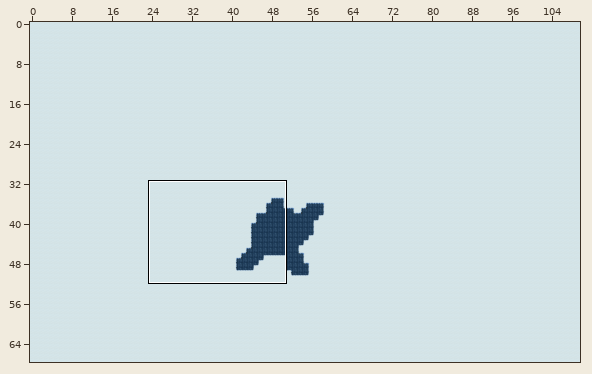
An edit to a level. Tiled map (JSON), assets/maps/cold.json. Above, an overview of the earlier version with the close-up marked.
Close-up. As it was:
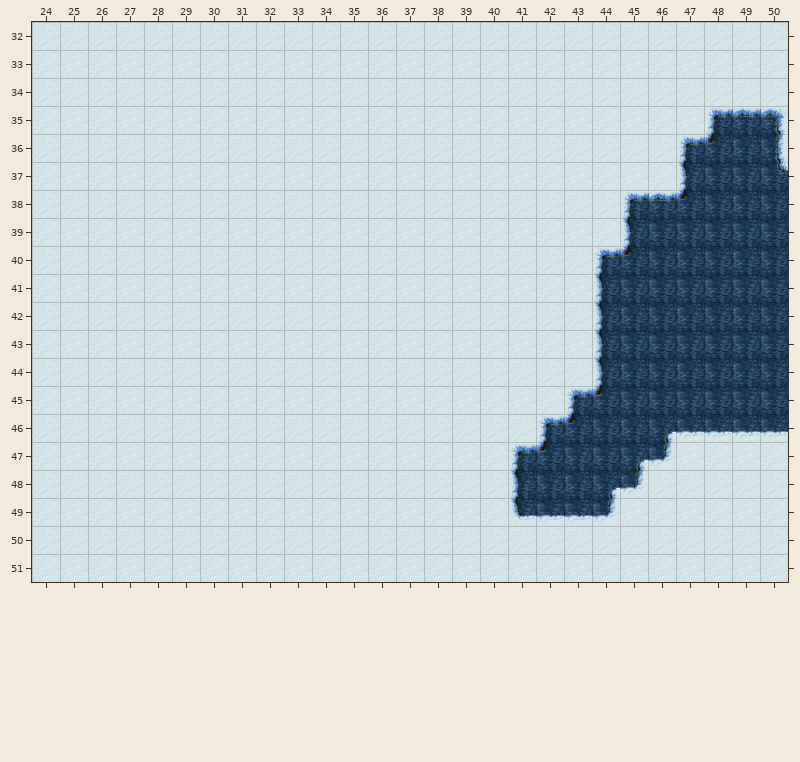
Cells are 32x32 px. Shown: x 24..50, y 32..51. The commit also changed other parts of the map, which this record leaves out.
After the commit:
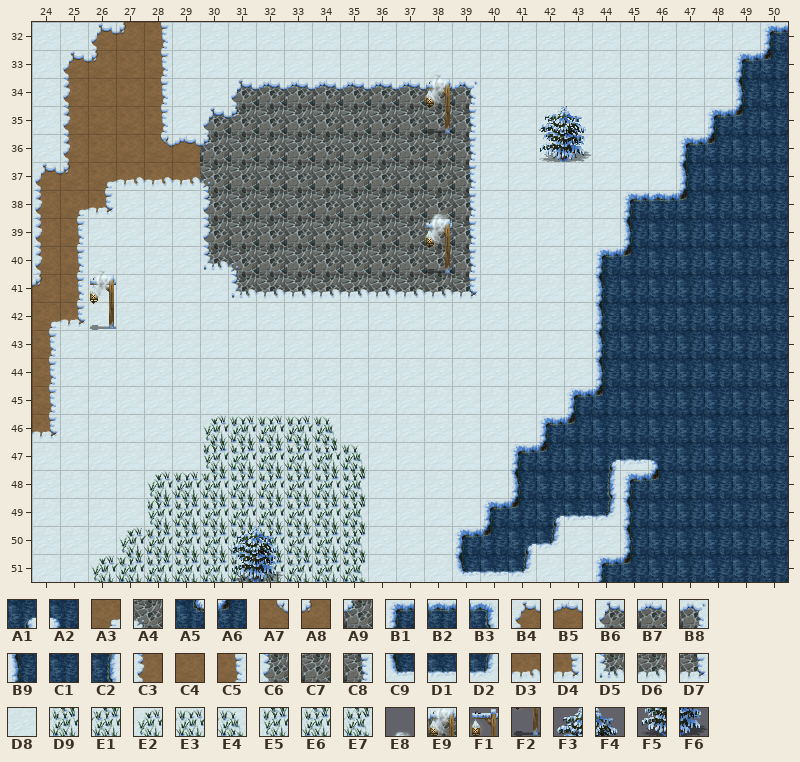
Key: from "terrain": A1 1, A2 2, A3 19, A4 23, A5 34, A6 35, A7 52, A8 53, A9 56, B1 66, B2 67, B3 68, B4 84, B5 85, B6 87, B7 88, B8 89, B9 99, C1 100, C2 101, C3 117, C4 118, C5 119, C6 120, C7 121, C8 122, C9 132, D1 133, D2 134, D3 151, D4 152, D5 153, D6 154, D7 155, D8 195, D9 226, E1 227, E2 258, E3 259, E4 260, E5 291, E6 292, E7 293; from "winter": E8 272, E9 307, F1 479, F2 514, F3 1241, F4 1242, F5 1276, F6 1277.
__ is an empty cell, .. an unchanged one.
See-through tiles are keyed as they look on the map.
Diff:
--- layer "Ground"
@@ x 49..50 @@
-32 .. D8
-33 D8 D8
-34 D8 D8
-35 B2 B3
-36 .. C2
-37 .. A5
+32 .. B1
+33 B1 A6
+34 B9 C1
+35 A6 C1
+36 .. C1
+37 .. C1
@@ x 39..50 @@
-46 .. .. .. .. .. .. .. A1 D1 D1 D1 D1
-47 .. .. .. .. .. C1 A1 D2 D8 D8 D8 D8
-48 .. .. .. .. .. A1 D2 D8 D8 D8 D8 D8
-49 .. D8 C9 D1 .. .. D8 D8 D8 D8 D8 D8
-50 D8 D8 D8 D8 .. .. D8 D8 D8 D8 D8 D8
-51 D8 D8 D8 .. .. D8 D8 D8 D8 D8 D8 D8
+46 .. .. .. .. .. .. .. C1 C1 C1 C1 C1
+47 .. .. .. .. .. A1 D1 A2 C1 C1 C1 C1
+48 .. .. .. .. .. C2 B1 A6 C1 C1 C1 C1
+49 .. B1 A6 A1 .. .. B9 C1 C1 C1 C1 C1
+50 B1 A6 A1 D2 .. .. B9 C1 C1 C1 C1 C1
+51 C9 D1 D2 .. .. B1 A6 C1 C1 C1 C1 C1
--- layer "Ground2"
@@ x 24..39 @@
-32 .. .. __ __ __ .. .. .. .. .. .. .. .. .. .. ..
-33 .. __ __ __ __ .. .. .. .. .. .. .. .. .. .. ..
-34 .. __ __ __ __ .. .. __ __ __ __ __ __ __ __ __
-35 .. __ __ __ __ .. __ __ __ __ __ __ __ __ __ __
-36 .. __ __ __ __ __ __ __ __ __ __ __ __ __ __ __
-37 __ __ __ __ __ __ __ __ __ __ __ __ __ __ __ __
-38 __ __ __ .. .. .. __ __ __ __ __ __ __ __ __ __
-39 __ __ .. .. .. .. __ __ __ __ __ __ __ __ __ __
-40 __ __ .. .. .. .. __ __ __ __ __ __ __ __ __ __
-41 __ __ .. .. .. .. .. __ __ __ __ __ __ __ __ __
-42 __ __ .. .. .. .. .. .. .. .. .. .. .. .. .. ..
-43 __ .. .. .. .. .. .. .. .. .. .. .. .. .. .. ..
-44 __ .. .. .. .. .. .. .. .. .. .. .. .. .. .. ..
-45 __ .. .. .. .. .. .. .. .. .. .. .. .. .. .. ..
-46 __ .. .. .. .. .. .. .. .. .. .. .. .. .. .. ..
+32 .. .. B4 A8 C5 .. .. .. .. .. .. .. .. .. .. ..
+33 .. B4 A8 C4 C5 .. .. .. .. .. .. .. .. .. .. ..
+34 .. C3 C4 C4 C5 .. .. B6 B7 B7 B7 B7 B7 B7 B7 B8
+35 .. C3 C4 C4 C5 .. B6 A9 C7 C7 C7 C7 C7 C7 C7 C8
+36 .. C3 C4 C4 A7 B5 A9 C7 C7 C7 C7 C7 C7 C7 C7 C8
+37 B4 A8 A3 D3 D3 D3 A4 C7 C7 C7 C7 C7 C7 C7 C7 C8
+38 C3 A3 D4 .. .. .. C6 C7 C7 C7 C7 C7 C7 C7 C7 C8
+39 C3 C5 .. .. .. .. C6 C7 C7 C7 C7 C7 C7 C7 C7 C8
+40 C3 C5 .. .. .. .. D5 A4 C7 C7 C7 C7 C7 C7 C7 C8
+41 A8 C5 .. .. .. .. .. D5 D6 D6 D6 D6 D6 D6 D6 D7
+42 A3 D4 .. .. .. .. .. .. .. .. .. .. .. .. .. ..
+43 C5 .. .. .. .. .. .. .. .. .. .. .. .. .. .. ..
+44 C5 .. .. .. .. .. .. .. .. .. .. .. .. .. .. ..
+45 C5 .. .. .. .. .. .. .. .. .. .. .. .. .. .. ..
+46 D4 .. .. .. .. .. .. .. .. .. .. .. .. .. .. ..
--- layer "Ground3"
@@ x 26..35 @@
-46 .. .. .. .. __ __ __ __ __ ..
-47 .. .. .. .. __ __ __ __ __ __
-48 .. .. __ __ __ __ __ __ __ __
-49 .. .. __ __ __ __ __ __ __ __
-50 .. __ __ __ __ __ __ __ __ __
-51 __ __ __ __ __ __ __ __ __ __
+46 .. .. .. .. E2 E3 E3 E3 E4 ..
+47 .. .. .. .. E5 E6 E6 E6 D9 E4
+48 .. .. E2 E3 E1 E6 E6 E6 E6 E7
+49 .. .. E5 E6 E6 E6 E6 E6 E6 E7
+50 .. E2 E1 E6 E6 E6 E6 E6 E6 E7
+51 E2 E1 E6 E6 E6 E6 E6 E6 E6 E7
--- layer "Mask"
@@ x 38..43 @@
-35 __ .. .. .. .. ..
-36 .. .. .. .. __ __
+35 F2 .. .. .. .. ..
+36 .. .. .. .. F5 F6
@@ x 38..38 @@
-40 __
+40 F2
@@ x 26..26 @@
-42 __
+42 F2
@@ x 31..32 @@
-51 __ __
+51 F5 F6
--- layer "Fringe"
@@ x 38..43 @@
-34 __ .. .. .. .. ..
-35 .. .. .. .. __ __
+34 F1 .. .. .. .. ..
+35 .. .. .. .. F3 F4
@@ x 38..38 @@
-39 __
+39 F1
@@ x 26..26 @@
-41 __
+41 F1
@@ x 31..32 @@
-50 __ __
+50 F3 F4
--- layer "Fringe2"
@@ x 38..38 @@
-33 __
-34 __
+33 E8
+34 E9
@@ x 26..38 @@
-38 .. .. .. .. .. .. .. .. .. .. .. .. __
-39 .. .. .. .. .. .. .. .. .. .. .. .. __
-40 __ .. .. .. .. .. .. .. .. .. .. .. ..
-41 __ .. .. .. .. .. .. .. .. .. .. .. ..
+38 .. .. .. .. .. .. .. .. .. .. .. .. E8
+39 .. .. .. .. .. .. .. .. .. .. .. .. E9
+40 E8 .. .. .. .. .. .. .. .. .. .. .. ..
+41 E9 .. .. .. .. .. .. .. .. .. .. .. ..
